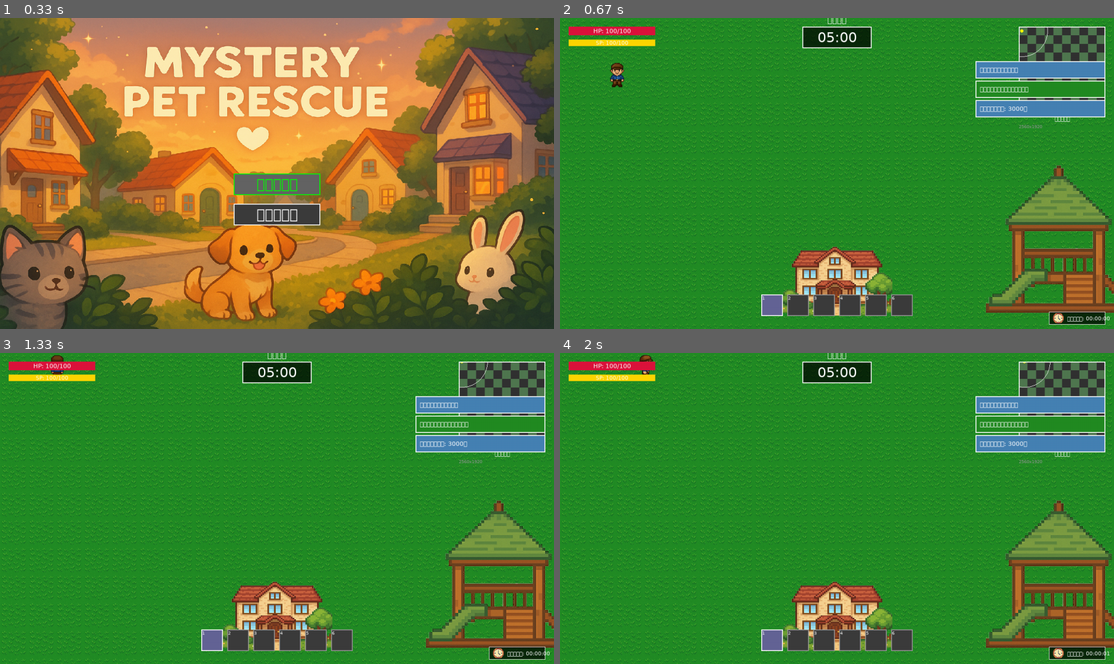
Above: before the commit, frames 1-4 (two rows, left to right).
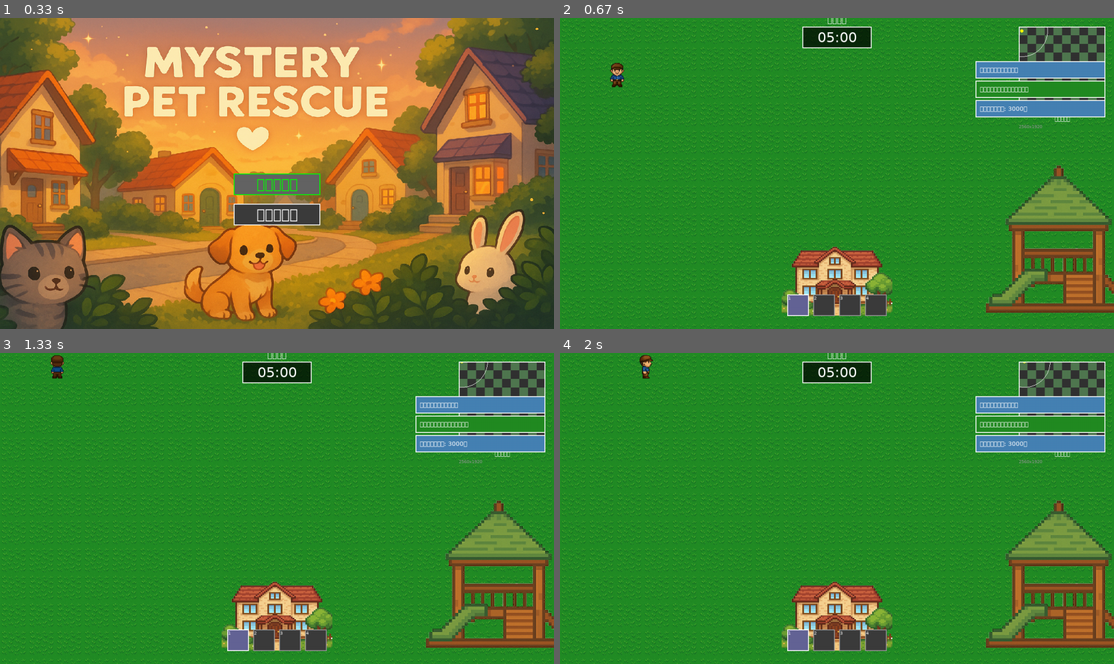
Above: after the commit, the same moments.

Repository: yuichi1000/mystery-pet-rescue
Game: pygame game, started from main.py
Two runs of this game, one before a commit and one after it. Both use one fixed random seed, a clock stepped at 60 frames per second and the inputs below.
Inputs (mouse positions are in pixels of both pictures, inside the frame that each line leads up to):
- Up to frame 1 (0.33 s): no input
- Up to frame 2 (0.67 s): click "ゲーム開始" at 0.38 s
- Up to frame 3 (1.33 s): hold Space 0.67-1.13 s; hold Up 0.67-1.13 s; move the mouse to (254, 520) at 0.7 s; hold Up from 1.17 s (still down)
- Up to frame 4 (2 s): release Up at 1.63 s; hold Right from 1.67 s (still down)

Frame 1 is identical in both runs. In frame 2, 2.1% of the frame differs, in the area x 1-100%, y 2-99%; in frame 3, 2.1%; in frame 4, 2.1%.

Commit message:
feat: ゲーム画面UI完全簡素化
🗑️ HP/SPバー完全削除:
- _draw_health_stamina_bars()メソッド削除
- health_bar_rect, stamina_bar_rect変数削除
- health, health_bg, stamina, stamina_bg色設定削除
- 左上のHP/SP表示完全除去

🗑️ 右下時間表示完全削除:
- _draw_time()メソッド削除
- toggle_time_display()メソッド削除
- game_start_time, show_real_time, time_rect変数削除
- Tキーでの時間表示切り替え削除
- 右下プレイ時間表示完全除去

🎯 ペット枠最適化:
- クイックスロット: 6個→4個に変更
- キーバインド: 1-6キー→1-4キーに変更
- レイアウト: 4個用中央配置に調整
- ペット救出に最適な数に調整

🎮 ゲーム体験向上:
- 視覚的ノイズ完全除去
- ペット救出に集中できるUI
- 不要な情報表示なし
- シンプルで直感的な操作

動作確認済み: HP/SP削除・時間削除・4個ペット枠正常動作

Diff:
--- a/src/ui/game_ui.py
+++ b/src/ui/game_ui.py
@@ -88,22 +88,14 @@
         self.max_notifications = 5
 
         # クイックスロット
-        self.quick_slots: List[Optional[QuickSlotItem]] = [None] * 6
+        self.quick_slots: List[Optional[QuickSlotItem]] = [None] * 4
         self.selected_slot = 0
 
         # 目標システム
         self.current_objective: Optional[GameObjective] = None
 
-        # 時間システム
-        self.game_start_time = time.time()
-        self.show_real_time = False
-
         # 色設定
         self.colors = {
-            'health': (220, 20, 60),
-            'health_bg': (100, 20, 20),
-            'stamina': (255, 215, 0),
-            'stamina_bg': (100, 100, 20),
             'ui_bg': (0, 0, 0, 180),
             'ui_border': (255, 255, 255, 100),
             'text': (255, 255, 255),
@@ -149,28 +141,13 @@
         self.minimap_zoom = 0.1
         self.minimap_surface = pygame.Surface((self.minimap_size, self.minimap_size))
 
-        # ヘルス・スタミナバーの位置
-        self.health_bar_rect = pygame.Rect(
-            int(20 * self.ui_scale),
-            int(20 * self.ui_scale),
-            int(200 * self.ui_scale),
-            int(20 * self.ui_scale)
-        )
-
-        self.stamina_bar_rect = pygame.Rect(
-            int(20 * self.ui_scale),
-            int(50 * self.ui_scale),
-            int(200 * self.ui_scale),
-            int(15 * self.ui_scale)
-        )
-
         # クイックスロットの位置
         slot_size = int(50 * self.ui_scale)
         slot_spacing = int(60 * self.ui_scale)
-        start_x = (self.screen_width - (6 * slot_spacing - 10)) // 2
+        start_x = (self.screen_width - (4 * slot_spacing - 10)) // 2
 
         self.quick_slot_rects = []
-        for i in range(6):
+        for i in range(4):
             rect = pygame.Rect(
                 start_x + i * slot_spacing,
                 self.screen_height - int(80 * self.ui_scale),
@@ -195,14 +172,6 @@
             int(80 * self.ui_scale)
         )
 
-        # 時間表示の位置
-        self.time_rect = pygame.Rect(
-            self.screen_width - int(150 * self.ui_scale),
-            self.screen_height - int(40 * self.ui_scale),
-            int(130 * self.ui_scale),
-            int(30 * self.ui_scale)
-        )
-
     def update(self, time_delta: float):
         """UI更新"""
         # 通知システム更新
@@ -228,9 +197,6 @@
     def draw(self, player_stats: Dict[str, Any], world_objects: List[Any] = None,
              player_pos: Tuple[float, float] = (0, 0)):
         """UIを描画"""
-        # ヘルス・スタミナバー
-        self._draw_health_stamina_bars(player_stats)
-
         # クイックスロット
         self._draw_quick_slots()
 
@@ -240,65 +206,8 @@
         # 現在の目標
         self._draw_objective()
 
-        # 時間表示
-        self._draw_time()
-
         # 通知システム
         self._draw_notifications()
-
-    def _draw_health_stamina_bars(self, player_stats: Dict[str, Any]):
-        """ヘルス・スタミナバーを描画"""
-        # ヘルスバー
-        health = player_stats.get('health', 100)
-        max_health = player_stats.get('max_health', 100)
-        health_ratio = health / max_health if max_health > 0 else 0
-
-        # ヘルスバー背景
-        pygame.draw.rect(self.screen, self.colors['health_bg'], self.health_bar_rect)
-        pygame.draw.rect(self.screen, self.colors['ui_border'], self.health_bar_rect, 2)
-
-        # ヘルスバー本体
-        health_width = int(self.health_bar_rect.width * health_ratio)
-        health_fill_rect = pygame.Rect(
-            self.health_bar_rect.x, self.health_bar_rect.y,
-            health_width, self.health_bar_rect.height
-        )
-        pygame.draw.rect(self.screen, self.colors['health'], health_fill_rect)
-
-        # ヘルステキスト
-        health_text = f"HP: {int(health)}/{int(max_health)}"
-        health_surface = self.font_manager.render_text(
-            health_text, "default", int(14 * self.ui_scale), self.colors['text']
-        )
-        text_x = self.health_bar_rect.centerx - health_surface.get_width() // 2
-        text_y = self.health_bar_rect.centery - health_surface.get_height() // 2
-        self.screen.blit(health_surface, (text_x, text_y))
-
-        # スタミナバー
-        stamina = player_stats.get('stamina', 100)
-        max_stamina = player_stats.get('max_stamina', 100)
-        stamina_ratio = stamina / max_stamina if max_stamina > 0 else 0
-
-        # スタミナバー背景
-        pygame.draw.rect(self.screen, self.colors['stamina_bg'], self.stamina_bar_rect)
-        pygame.draw.rect(self.screen, self.colors['ui_border'], self.stamina_bar_rect, 2)
-
-        # スタミナバー本体
-        stamina_width = int(self.stamina_bar_rect.width * stamina_ratio)
-        stamina_fill_rect = pygame.Rect(
-            self.stamina_bar_rect.x, self.stamina_bar_rect.y,
-            stamina_width, self.stamina_bar_rect.height
-        )
-        pygame.draw.rect(self.screen, self.colors['stamina'], stamina_fill_rect)
-
-        # スタミナテキスト
-        stamina_text = f"SP: {int(stamina)}/{int(max_stamina)}"
-        stamina_surface = self.font_manager.render_text(
-            stamina_text, "default", int(12 * self.ui_scale), self.colors['text']
-        )
-        text_x = self.stamina_bar_rect.centerx - stamina_surface.get_width() // 2
-        text_y = self.stamina_bar_rect.centery - stamina_surface.get_height() // 2
-        self.screen.blit(stamina_surface, (text_x, text_y))
 
     def _draw_quick_slots(self):
         """クイックスロットを描画"""
@@ -474,44 +383,6 @@
             text_y = progress_bar_rect.centery - progress_surface.get_height() // 2
             self.screen.blit(progress_surface, (text_x, text_y))
 
-    def _draw_time(self):
-        """時間表示を描画"""
-        # 時間パネル背景
-        panel_surface = pygame.Surface((self.time_rect.width, self.time_rect.height),
-                                     pygame.SRCALPHA)
-        panel_surface.fill(self.colors['ui_bg'])
-        self.screen.blit(panel_surface, self.time_rect)
-        pygame.draw.rect(self.screen, self.colors['ui_border'], self.time_rect, 1)
-
-        # 時間アイコンを表示
-        icon_x = self.time_rect.x + 5
-        if 'time_icon' in self.ui_images:
-            icon = self.ui_images['time_icon']
-            icon_y = self.time_rect.centery - icon.get_height() // 2
-            self.screen.blit(icon, (icon_x, icon_y))
-            text_start_x = icon_x + icon.get_width() + 5
-        else:
-            text_start_x = icon_x
-
-        if self.show_real_time:
-            # リアルタイム表示
-            current_time = time.strftime("%H:%M:%S")
-            time_text = f"時刻: {current_time}"
-        else:
-            # ゲーム時間表示
-            elapsed_time = time.time() - self.game_start_time
-            hours = int(elapsed_time // 3600)
-            minutes = int((elapsed_time % 3600) // 60)
-            seconds = int(elapsed_time % 60)
-            time_text = f"プレイ時間: {hours:02d}:{minutes:02d}:{seconds:02d}"
-
-        time_surface = self.font_manager.render_text(
-            time_text, "default", int(12 * self.ui_scale), self.colors['text']
-        )
-        text_x = text_start_x
-        text_y = self.time_rect.centery - time_surface.get_height() // 2
-        self.screen.blit(time_surface, (text_x, text_y))
-
     def _draw_notifications(self):
         """通知を描画"""
         notification_height = int(40 * self.ui_scale)
@@ -632,25 +503,17 @@
         """目標をクリア"""
         self.current_objective = None
 
-    def toggle_time_display(self):
-        """時間表示を切り替え"""
-        self.show_real_time = not self.show_real_time
-
     def handle_input(self, event: pygame.event.Event):
         """入力処理"""
         if event.type == pygame.KEYDOWN:
             # クイックスロット選択
-            if pygame.K_1 <= event.key <= pygame.K_6:
+            if pygame.K_1 <= event.key <= pygame.K_4:
                 slot_index = event.key - pygame.K_1
                 self.selected_slot = slot_index
 
             # クイックスロット使用
             elif event.key == pygame.K_SPACE:
                 self.use_quick_slot(self.selected_slot)
-
-            # 時間表示切り替え
-            elif event.key == pygame.K_t:
-                self.toggle_time_display()
 
     def resize(self, new_width: int, new_height: int):
         """画面サイズ変更に対応"""
